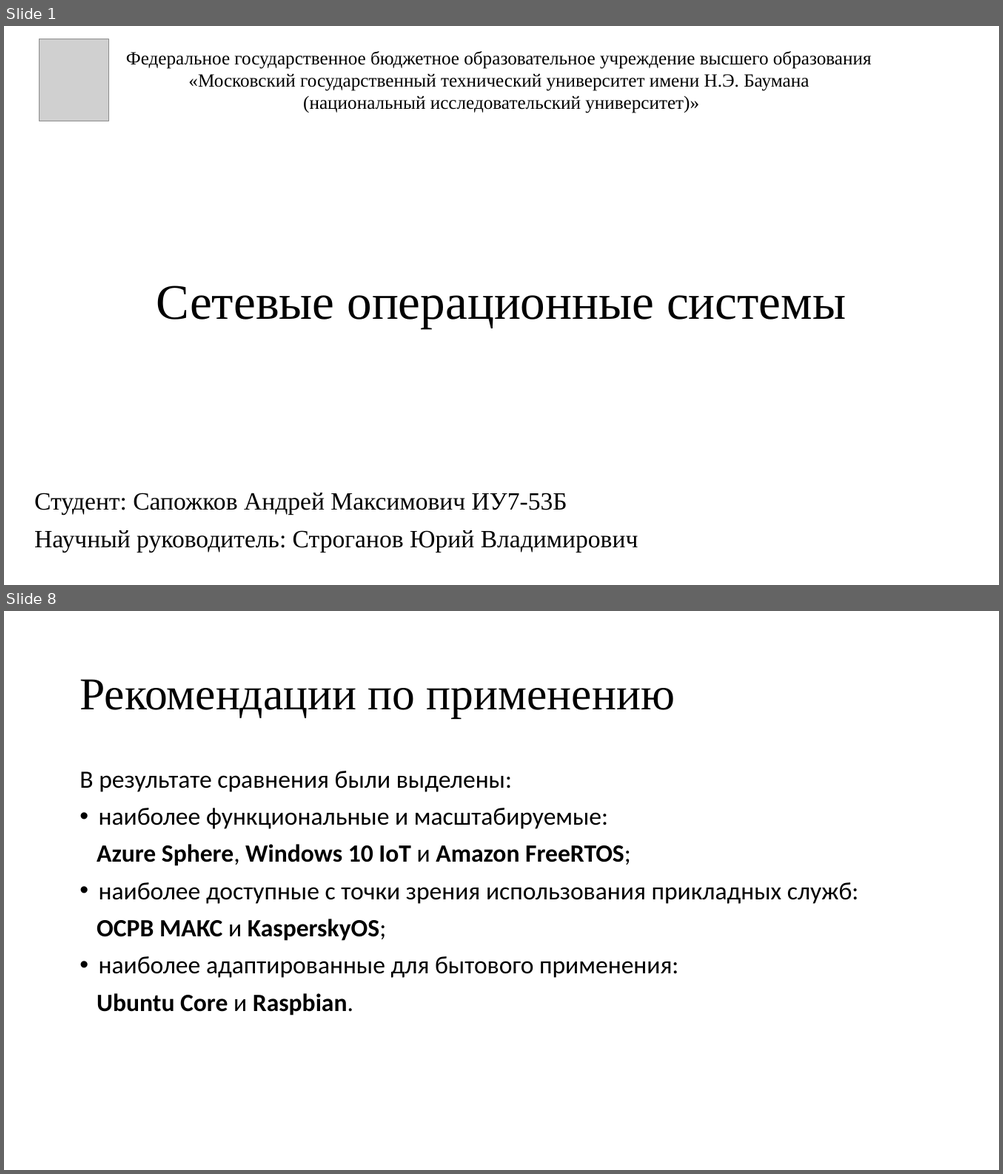
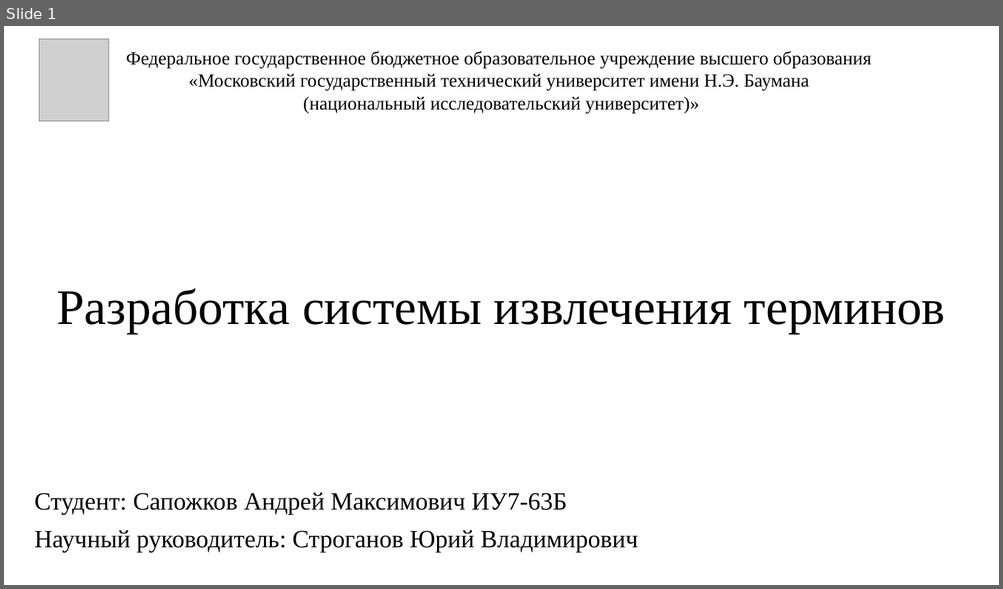
Before and after one commit to Inspirate789/Thermy-backend, a slide deck: docs/presentation/databases/presentation.pptx. Shown one above the other, each under a label of ours: slides 1 and 8 before the commit, slide 1 after it; the slides between them are not shown. The pictures are 1003x1174 and 1003x589 pixels, drawn with LibreOffice and Linux fonts; fonts in the diff are those of the drawing; grey boxes stand for pictures. Boxes give left, top, right and bottom in pixels: in the first picture for what was removed or moved away, otherwise in the second. Text is boxed around its words. In the diff, an @@ line names an element or a change of style, - is before the commit and + after.

```diff
--- a/docs/presentation/databases/presentation.pptx
+++ b/docs/presentation/databases/presentation.pptx
@@ slide 8 removed at <box>4,611,999,1170</box>, background #FFFFFF @@
@@ title removed at <box>79,679,674,718</box> @@
-Рекомендации по применению
@@ text removed at <box>79,771,859,1016</box> @@
-В результате сравнения были выделены:
-• наиболее функциональные и масштабируемые:
-Azure Sphere, Windows 10 IoT и Amazon FreeRTOS;
-• наиболее доступные с точки зрения использования прикладных служб:
-ОСРВ МАКС и KasperskyOS;
-• наиболее адаптированные для бытового применения:
-Ubuntu Core и Raspbian.
@@ slide 1 changed as well @@
@@ title at <box>57,289,945,334</box>: text changed @@
-Сетевые операционные системы
+Разработка системы извлечения терминов
@@ subtitle at <box>34,493,567,515</box>: text changed @@
-Студент: Сапожков Андрей Максимович ИУ7-53Б
+Студент: Сапожков Андрей Максимович ИУ7-63Б
```
Also in this commit, not shown: 12 slides added, 7 other slides removed, 4 other files.
